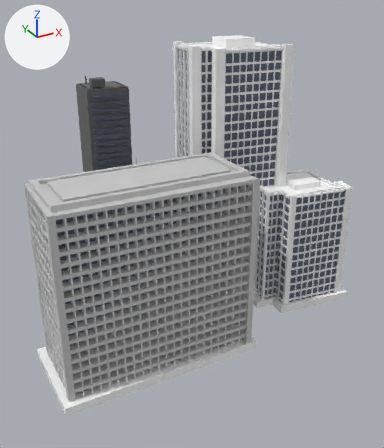
Renders of the glTF model run/textures/build/build.glb from each side of a commit.
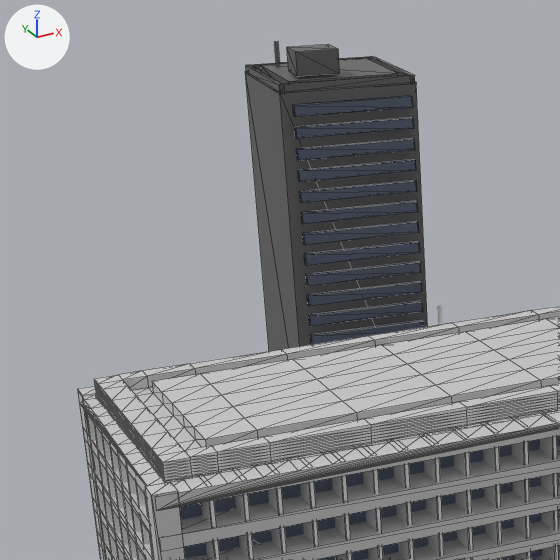
Old and new are each drawn whole from a camera (50 mm lens) standing at (-12.03, -18.42, 13.31) and looking at (-0.85, 1.9, 3.16) and again close up on the part from 0% to 45% of the width and 14% to 53% of the height. Arrows for +X, +Y and +Z are at upper left; the lights stay in place. The close-ups show mesh edges as thin lines. Where no turn or scale is listed for an object, it has been applied to the vertices. Vertices at the same position are counted once.

Names of what the first close-up shows: '立方体', '立方体.001', '立方体.002', '立方体.003', '立方体.004', '立方体.005', '立方体.012', '立方体.033', '立方体.034', '立方体.036', '立方体.041'.
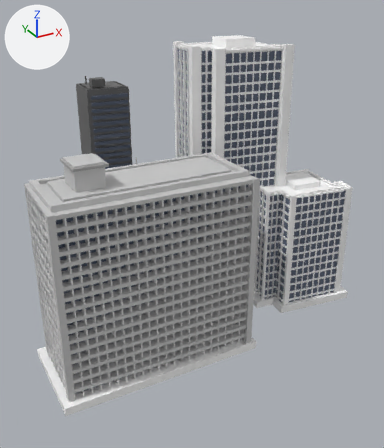
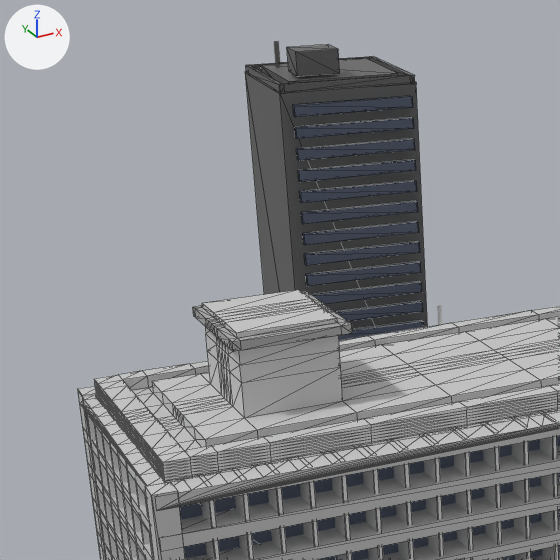
Diff of the bpy script that builds the scene:
```diff
--- a/run/textures/build/build.glb.py
+++ b/run/textures/build/build.glb.py
@@ mat_マテリアル_121 @@
+mat_マテリアル_121 = principled_material('マテリアル.121')
+mat_マテリアル_121.base_color = (0.402, 0.402, 0.402)  # grey #aaaaaa
@@ me_立方体_005 @@
 # used by ob_立方体_002; location = (-5.4, -2.96, 7.62)
-me_立方体_005.from_pydata(...)  # 536 vertices, 1068 faces; spans x -3.39..3.39, y -1.28..1.28, z -0.1..0.1
+me_立方体_005.from_pydata(...)  # 904 vertices, 1804 faces; spans x -3.39..3.39, y -1.28..1.28, z -0.1..0.93
+# me_立方体_005 part 1: 368 vertices added at x -3.39..3.39, y -1.28..1.28, z -0.1..0.93
 me_立方体_005.materials.append(mat_マテリアル_082)
+me_立方体_005.materials.append(mat_マテリアル_121)  # grey #aaaaaa
```

Where the change shows, as pixel boxes [x1, y1, x2, y2] in the close-ups (560 x 560 px):
'立方体.002', reshaped: before [94, 306, 560, 482]; after [94, 290, 560, 482]
part 1 of me_立方体_005, added: after [121, 290, 560, 442]
